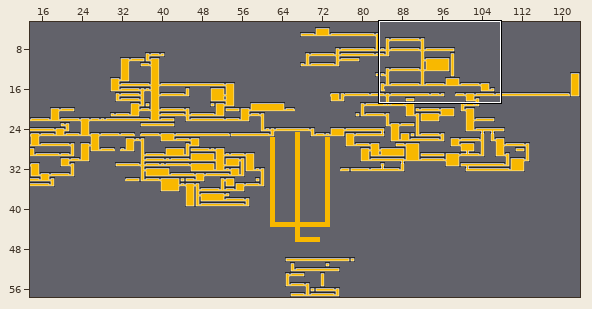
Two versions of a level (Tiled map, maps/worldmaptiles.tmx). The picture above shows the old version from afar; the outline marks the close-up.
Close-up. First the earlier version:
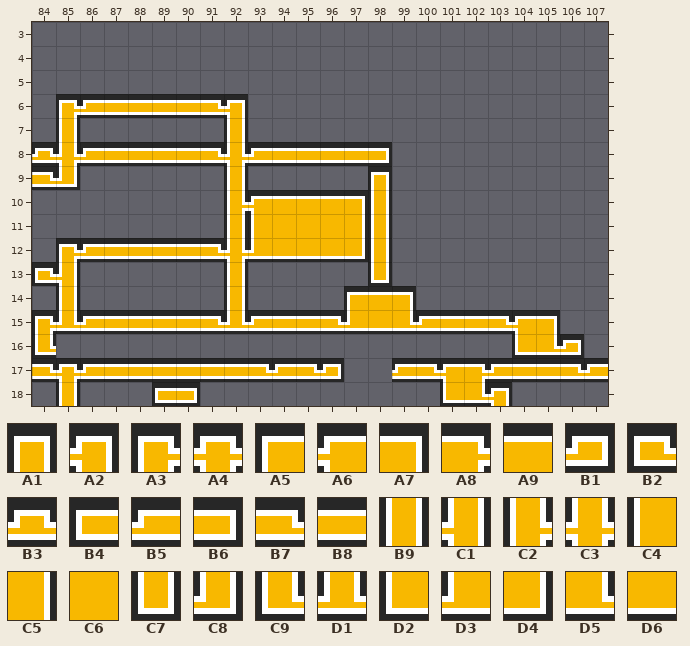
Cells are 16x16 px. Shown: x 84..107, y 3..18. The commit also changed other parts of the map, which this record leaves out.
Key: from "maptiles": A1 0, A2 1, A3 2, A4 3, A5 16, A6 17, A7 32, A8 34, A9 48, B1 65, B2 66, B3 67, B4 80, B5 81, B6 96, B7 98, B8 112, B9 128, C1 129, C2 130, C3 131, C4 144, C5 160, C6 176, C7 192, C8 193, C9 194, D1 195, D2 208, D3 209, D4 224, D5 226, D6 240.
__ is an empty cell.
Layers that did not change in this view are not listed.
Layer "t1" before, first column x 84:
 3 __ __ __ __ __ __ __ __ __ __ __ __ __ __ __ __ __ __ __ __ __ __ __ __
 4 __ __ __ __ __ __ __ __ __ __ __ __ __ __ __ __ __ __ __ __ __ __ __ __
 5 __ __ __ __ __ __ __ __ __ __ __ __ __ __ __ __ __ __ __ __ __ __ __ __
 6 __ __ __ __ __ __ __ __ __ __ __ __ __ __ __ __ __ __ __ __ __ __ __ __
 7 __ __ __ __ __ __ __ __ __ __ __ __ __ __ __ __ __ __ __ __ __ __ __ __
 8 __ __ __ __ __ __ __ __ __ __ __ __ __ __ __ __ __ __ __ __ __ __ __ __
 9 __ __ __ __ __ __ __ __ __ __ __ __ __ __ __ __ __ __ __ __ __ __ __ __
10 __ __ __ __ __ __ __ __ __ __ __ __ __ __ __ __ __ __ __ __ __ __ __ __
11 __ __ __ __ __ __ __ __ __ __ __ __ __ __ __ __ __ __ __ __ __ __ __ __
12 __ __ __ __ __ __ __ __ __ __ __ __ __ __ __ __ __ __ __ __ __ __ __ __
13 __ __ __ __ __ __ __ __ __ __ __ __ __ __ __ __ __ __ __ __ __ __ __ __
14 __ __ __ __ __ __ __ __ __ __ __ __ __ __ __ __ __ __ __ __ __ __ __ __
15 __ __ __ __ __ __ __ __ __ __ __ __ __ __ __ __ __ __ __ __ __ __ __ __
16 __ __ __ __ __ __ __ __ __ __ __ __ __ __ __ __ __ __ __ __ __ __ __ __
17 B7 A4 B5 B8 B8 B8 B8 B8 B8 B7 B5 B7 B1 __ __ __ __ __ __ __ __ __ __ __
18 __ B9 __ __ __ B4 B6 __ __ __ __ __ __ __ __ __ __ __ __ __ __ __ __ __
Layer "t4" before, first column x 84:
 3 __ __ __ __ __ __ __ __ __ __ __ __ __ __ __ __ __ __ __ __ __ __ __ __
 4 __ __ __ __ __ __ __ __ __ __ __ __ __ __ __ __ __ __ __ __ __ __ __ __
 5 __ __ __ __ __ __ __ __ __ __ __ __ __ __ __ __ __ __ __ __ __ __ __ __
 6 __ A3 B5 B8 B8 B8 B8 B7 A2 __ __ __ __ __ __ __ __ __ __ __ __ __ __ __
 7 __ B9 __ __ __ __ __ __ B9 __ __ __ __ __ __ __ __ __ __ __ __ __ __ __
 8 B3 C3 B5 B8 B8 B8 B8 B7 C3 B5 B8 B8 B8 B8 B6 __ __ __ __ __ __ __ __ __
 9 B7 C8 __ __ __ __ __ __ B9 __ __ __ __ __ A1 __ __ __ __ __ __ __ __ __
10 __ __ __ __ __ __ __ __ C2 A6 A9 A9 A9 A7 B9 __ __ __ __ __ __ __ __ __
11 __ __ __ __ __ __ __ __ B9 C4 C6 C6 C6 C5 B9 __ __ __ __ __ __ __ __ __
12 __ A3 B5 B8 B8 B8 B8 B7 C3 D3 D6 D6 D6 D4 B9 __ __ __ __ __ __ __ __ __
13 B2 C1 __ __ __ __ __ __ B9 __ __ __ __ __ C7 __ __ __ __ __ __ __ __ __
14 __ B9 __ __ __ __ __ __ B9 __ __ __ __ A5 A9 A7 __ __ __ __ __ __ __ __
15 A3 D1 B5 B8 B8 B8 B8 B7 D1 B5 B8 B8 B7 D3 D6 D5 B5 B8 B8 B7 A6 A7 __ __
16 C9 __ __ __ __ __ __ __ __ __ __ __ __ __ __ __ __ __ __ __ D2 D5 B1 __
17 __ __ __ __ __ __ __ __ __ __ __ __ __ __ __ B5 B7 A6 A8 B5 B8 B8 B7 __
18 __ __ __ __ __ __ __ __ __ __ __ __ __ __ __ __ __ D2 D5 A2 __ __ __ __
After the commit:
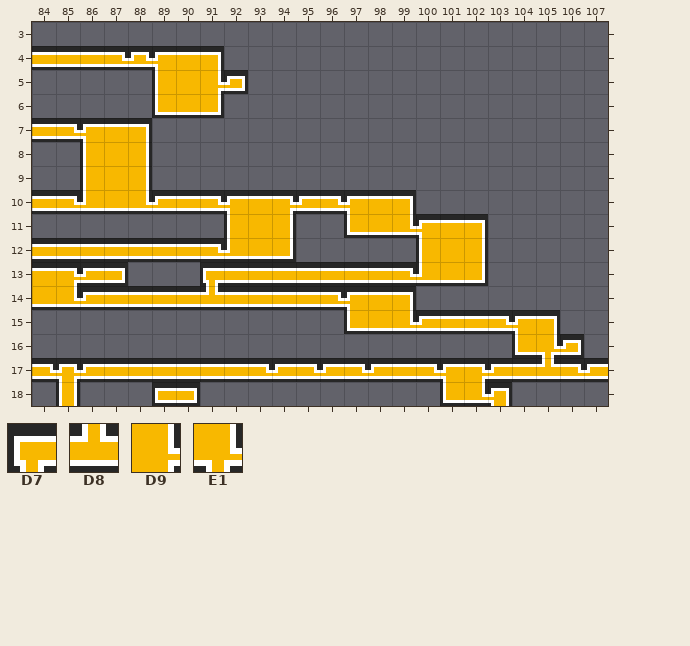
Further tiles: from "maptiles": D7 84, D8 120, D9 162, E1 230.
The edit:
Layer "t1":
y 17: x 96..97 B1 __ -> B5 B7
Layer "t4":
y 4: x 84..91 __ __ __ __ __ __ __ __ -> B8 B8 B8 B7 B3 A6 A9 A7
y 5: x 89..92 __ __ __ __ -> C4 C6 D9 B1
y 6: x 85..92 A3 B5 B8 B8 B8 B8 B7 A2 -> __ __ __ __ D2 D6 D4 __
y 7: x 84..88 __ B9 __ __ __ -> B8 B7 A6 A9 A7; x 92 B9 -> __
y 8: x 84..98 B3 C3 B5 B8 B8 B8 B8 B7 C3 B5 B8 B8 B8 B8 B6 -> __ __ C4 C6 C5 __ __ __ __ __ __ __ __ __ __
y 9: x 84..88 B7 C8 __ __ __ -> __ __ C4 C6 C5; x 92 B9 -> __; x 98 A1 -> __
y 10: x 84..99 __ __ __ __ __ __ __ __ C2 A6 A9 A9 A9 A7 B9 __ -> B8 B7 D3 D6 D5 B5 B8 B7 A6 A9 A8 B5 B7 A6 A9 A7
y 11: x 92..102 B9 C4 C6 C6 C6 C5 B9 __ __ __ __ -> C4 C6 C5 __ __ D2 D6 D5 A6 A9 A7
y 12: x 84..86 __ A3 B5 -> B8 B8 B8; x 92..98 C3 D3 D6 D6 D6 D4 B9 -> D3 D6 D4 __ __ __ __; x 100..102 __ __ __ -> C4 C6 C5
y 13: x 84..87 B2 C1 __ __ -> A9 A8 B5 B6; x 91..102 __ B9 __ __ __ __ __ C7 __ __ __ __ -> D7 B8 B8 B8 B8 B8 B8 B8 B7 D3 D6 D4
y 14: x 84..97 __ B9 __ __ __ __ __ __ B9 __ __ __ __ A5 -> D6 D5 B5 B8 B8 B8 B8 D8 B8 B8 B8 B8 B7 A6
y 15: x 84..97 A3 D1 B5 B8 B8 B8 B8 B7 D1 B5 B8 B8 B7 D3 -> __ __ __ __ __ __ __ __ __ __ __ __ __ D2
y 16: x 84 C9 -> __; x 105 D5 -> E1
y 17: x 98..99 __ B5 -> B5 B8; x 105 B8 -> D8
Where, in picture pixels (left, top, right, bottom), the same in both close-ups:
changed: (32, 46, 488, 358)
changed: (542, 352, 554, 367)
changed: (338, 358, 398, 382)
